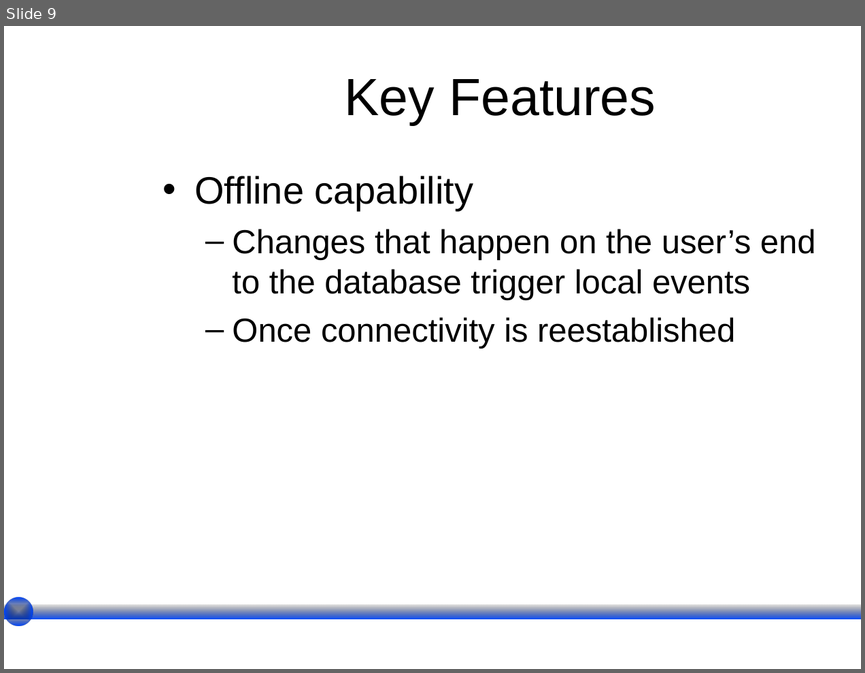
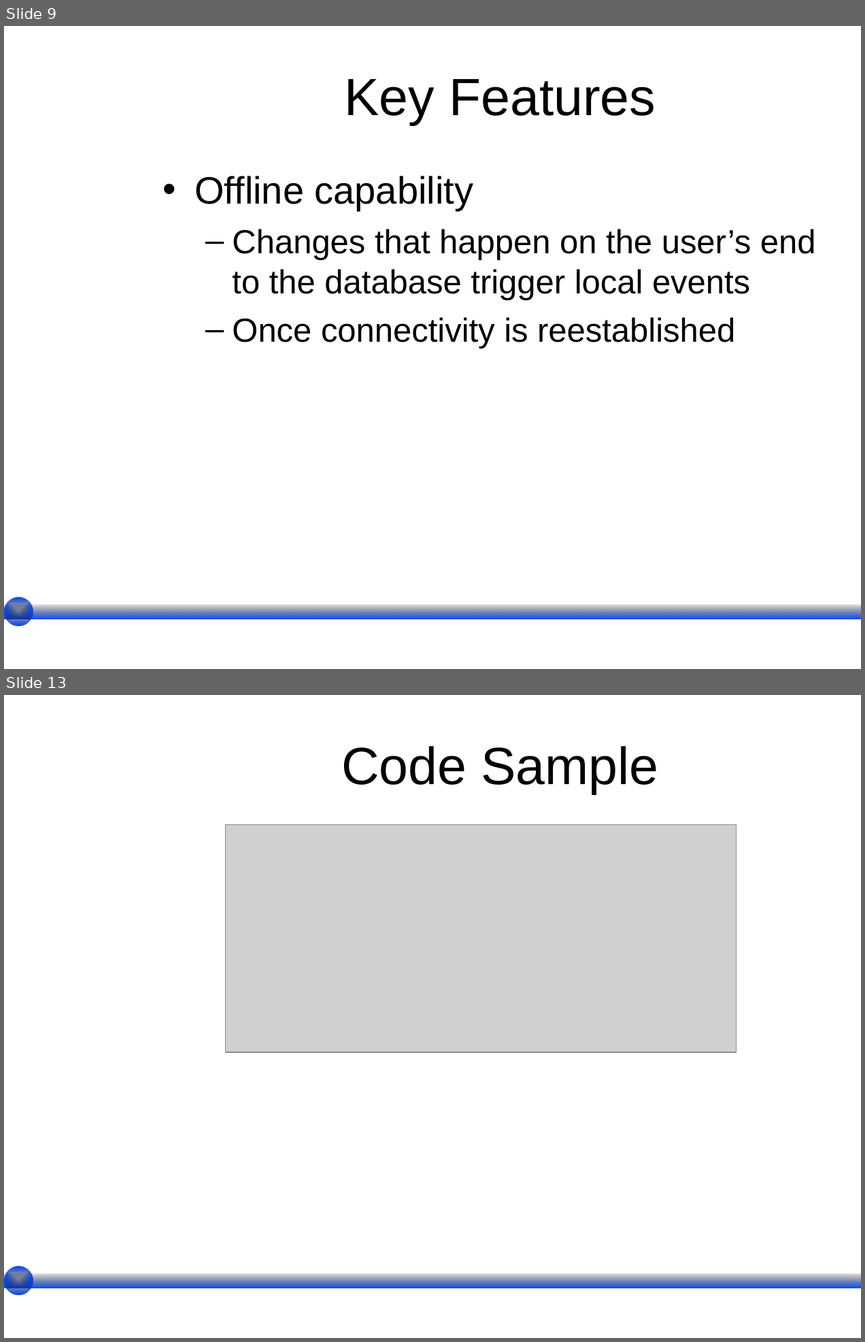
Before and after one commit to wesreisz/cis411-lightningTalks, a slide deck: Hill_LightningTalk.ppt. Shown one above the other, each under a label of ours: slide 9 before the commit, slides 9 and 13 after it; the slides between them are not shown. The pictures are 865x673 and 865x1342 pixels, drawn with LibreOffice and Linux fonts; fonts in the diff are those of the drawing; grey boxes stand for pictures; background and template pictures are left out. Boxes give left, top, right and bottom in pixels: in the first picture for what was removed or moved away, otherwise in the second. Text is boxed around its words. In the diff, an @@ line names an element or a change of style, - is before the commit and + after.

```diff
--- a/Hill_LightningTalk.ppt
+++ b/Hill_LightningTalk.ppt
@@ slide 13 added at (4, 695, 861, 1338), background picture (left out) @@
@@ title added at (341, 746, 659, 794), 44 pt, text #000000 @@
+Code Sample
@@ picture added at (225, 824, 736, 1051) @@
@@ rectangle added at (4, 1273, 861, 1288), fill gradient #000000 to #0047FF @@
@@ ellipse added at (4, 1266, 33, 1295), fill gradient #000000 to #0047FF @@
```
Also in this commit, not shown: 1 slide changed, 5 other slides added, 9 slides removed.
